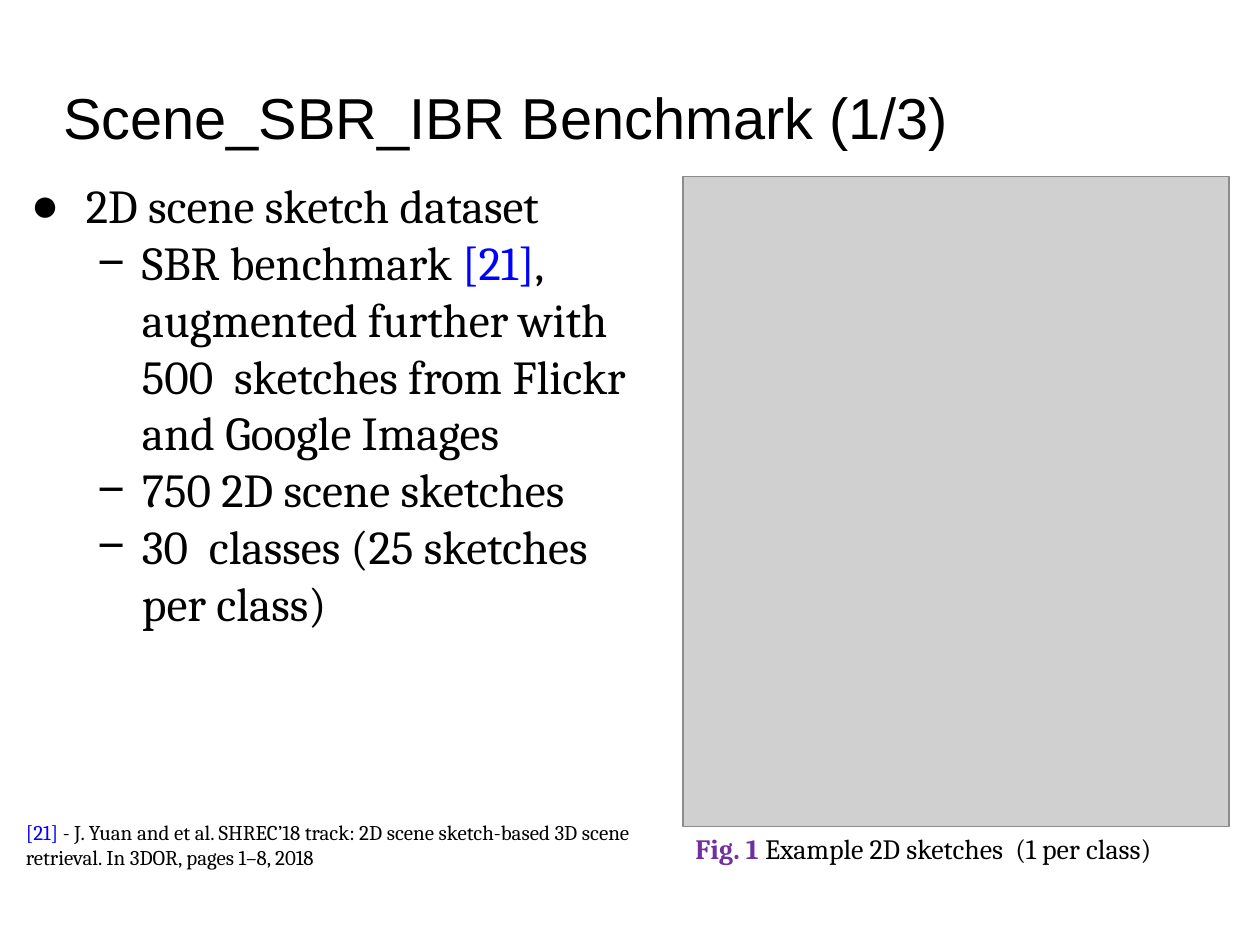
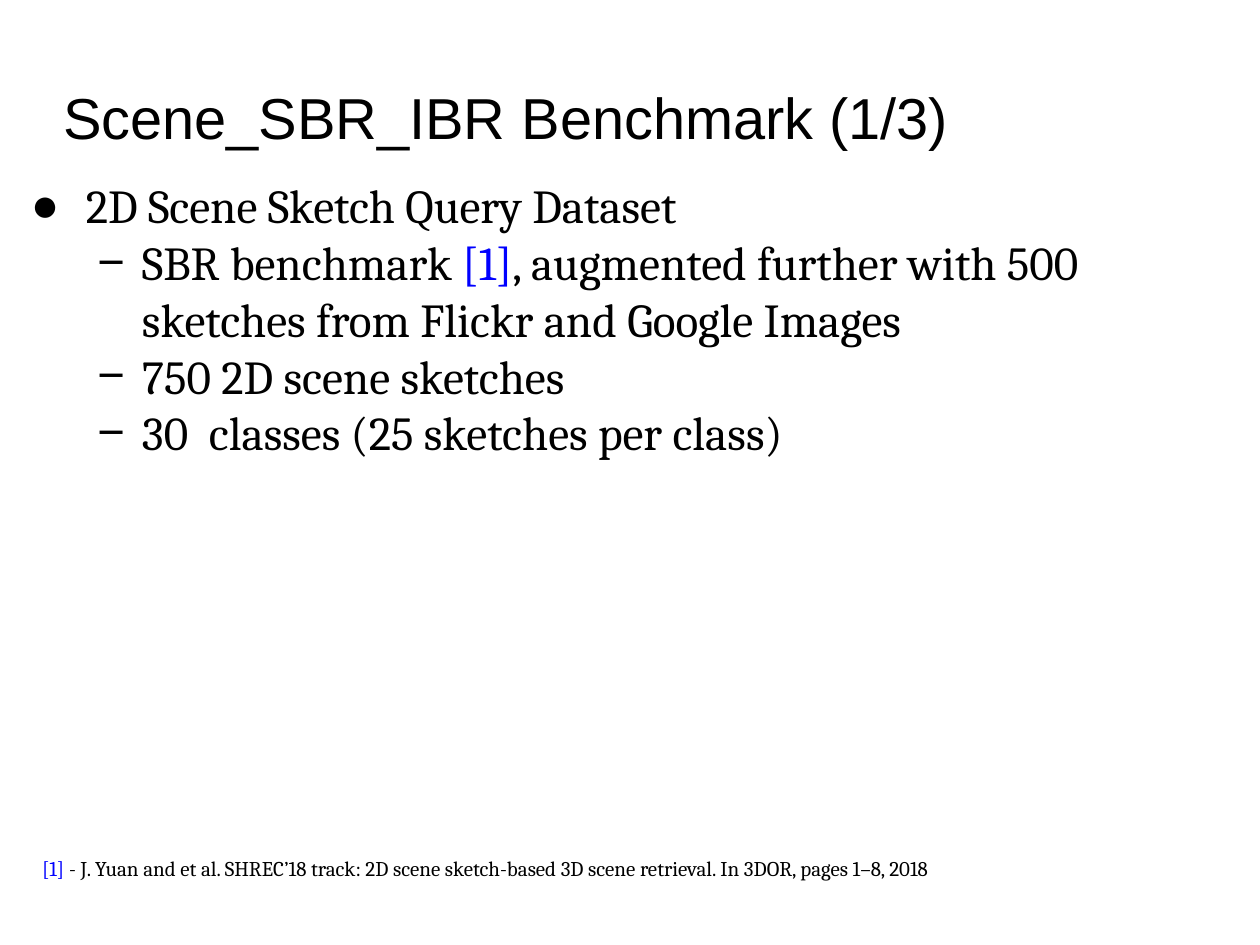
Before and after one commit to Hammania689/shrec_2019, a slide deck: slide 10 of mipr_slides/MIPR.pptx (slide 4 before the commit). Drawn at 1260x945 pixels with LibreOffice and Linux fonts; fonts in the diff are those of the drawing; grey boxes stand for pictures. Boxes give left, top, right and bottom in pixels: in the first picture for what was removed or moved away, otherwise in the second. Text is boxed around its words. In the diff, an @@ line names an element or a change of style, - is before the commit and + after.

```diff
--- a/mipr_slides/MIPR.pptx
+++ b/mipr_slides/MIPR.pptx
@@ picture removed at <box>683,176,1228,827</box> @@
@@ text at <box>86,190,1078,347</box>: text changed @@
-● 2D scene sketch dataset
-  − SBR benchmark [21], augmented further with 500 sketches from Flickr and Google Images
+● 2D Scene Sketch Query Dataset
+  − SBR benchmark [1], augmented further with 500 sketches from Flickr and Google Images
@@ text removed at <box>695,839,1151,865</box> @@
-Fig. 1 Example 2D sketches (1 per class)
@@ text at <box>42,861,928,881</box>: text changed @@
-[21] - J. Yuan and et al. SHREC’18 track: 2D scene sketch-based 3D scene retrieval. In 3DOR, pages 1–8, 2018
+[1] - J. Yuan and et al. SHREC’18 track: 2D scene sketch-based 3D scene retrieval. In 3DOR, pages 1–8, 2018
```
Also in this commit, not shown: 11 other slides changed, 13 slides added, 2 other files.
